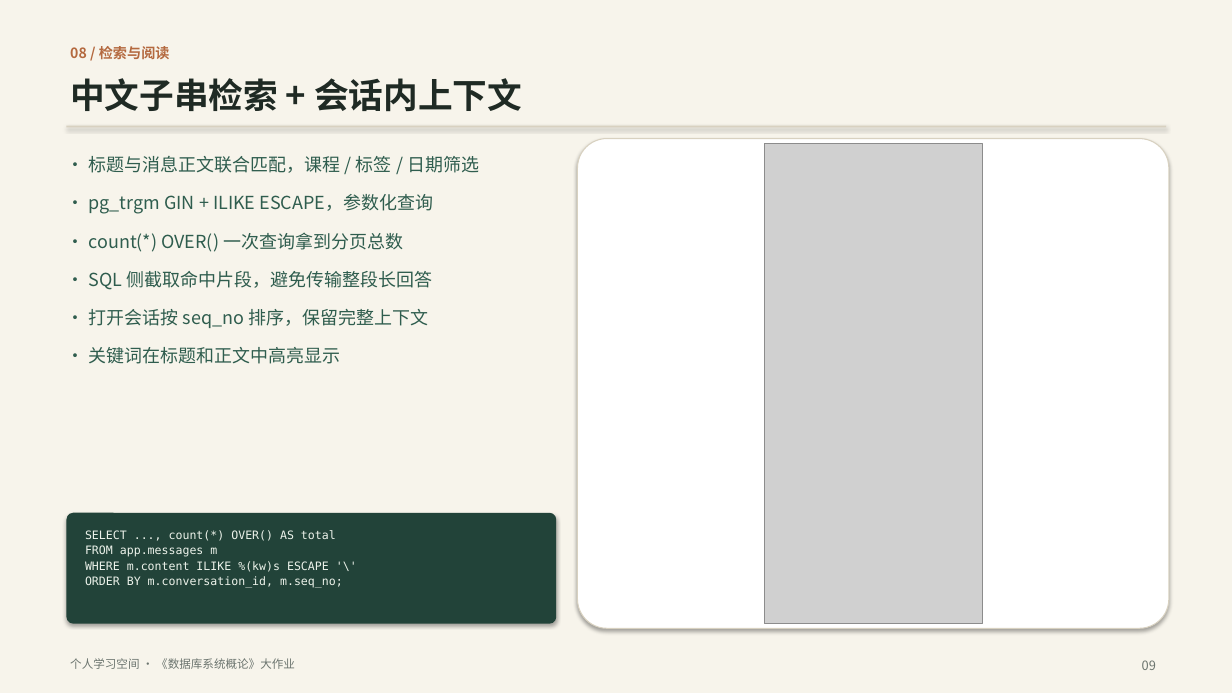
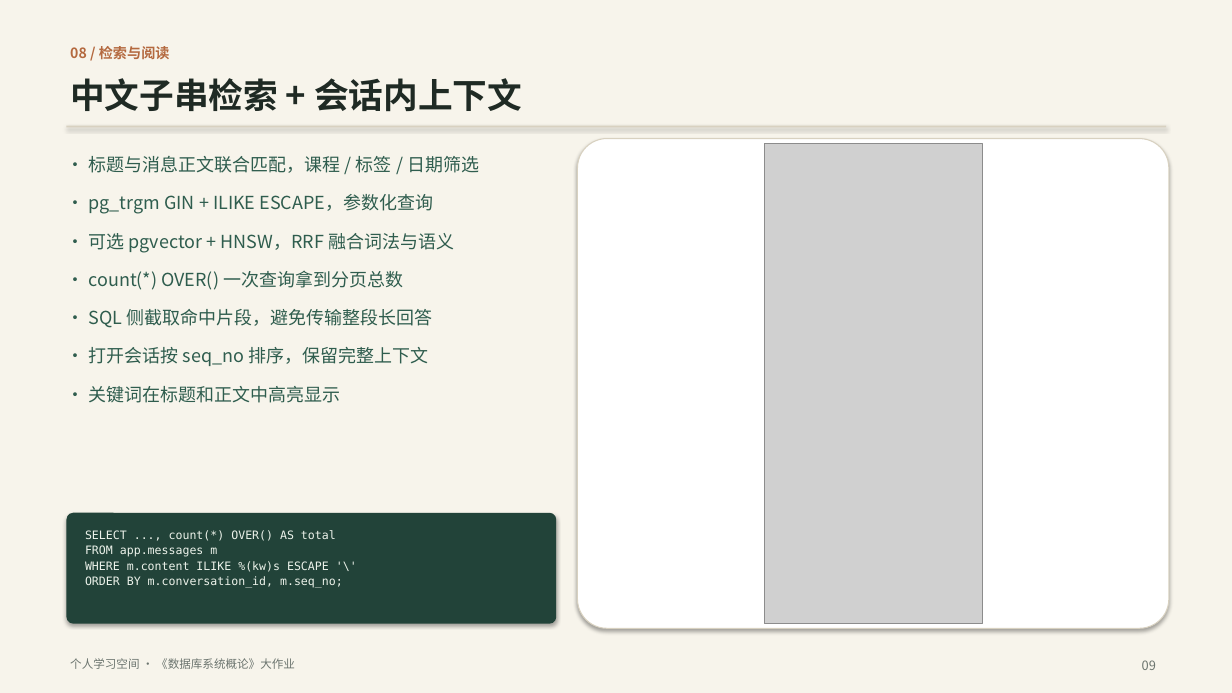
Before and after one commit to ycl-berserk/2026Database, a slide deck: slide 9 of docs/汇报.pptx. Drawn at 1232x693 pixels with LibreOffice and Linux fonts; fonts in the diff are those of the drawing; grey boxes stand for pictures. Boxes give left, top, right and bottom in pixels: in the first picture for what was removed or moved away, otherwise in the second. Text is boxed around its words. In the diff, an @@ line names an element or a change of style, - is before the commit and + after.

Commit message:
feat: pgvector 混合检索与索引一致性守护
- 迁移 004 增加 vector(1536)、HNSW cosine 索引与嵌入元数据
- 词法/向量各取 100 候选，RRF(k=60) 融合；无 Key 或调用失败自动退回词法
- 搜索页展示检索模式与向量覆盖率，支持每批 64 条补齐；管理员无入口
- 修复 pgvector 镜像切换后 tags 唯一索引的 libc 排序残留
- verify 增至 37 项（含混合检索与索引健康），测试 220 项

```diff
--- a/docs/汇报.pptx
+++ b/docs/汇报.pptx
@@ text at box(89, 233, 454, 253): paragraph added @@
+• 可选 pgvector + HNSW，RRF 融合词法与语义
```
Also in this commit, not shown: 3 other slides changed, 23 other files.
